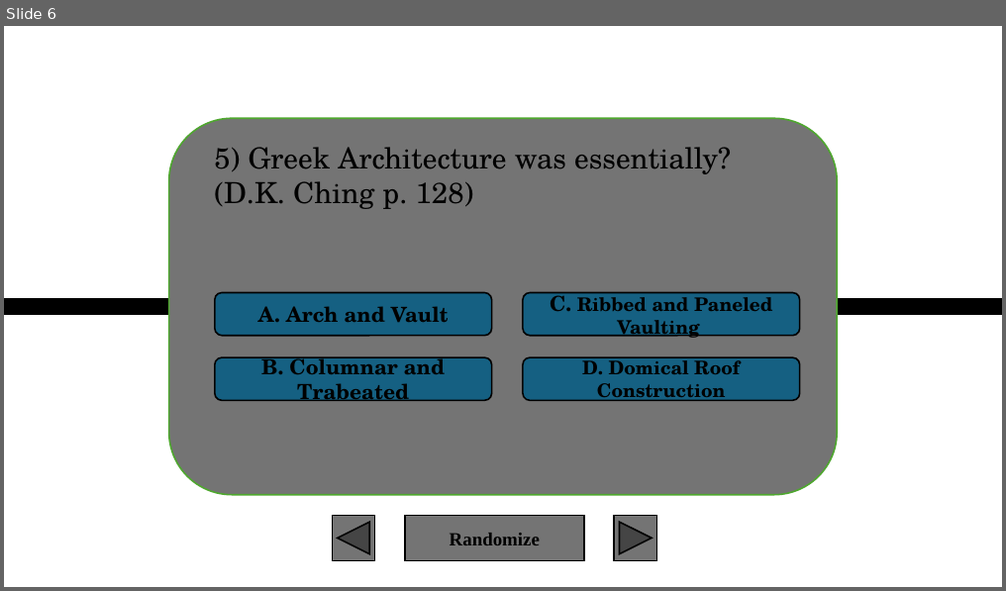
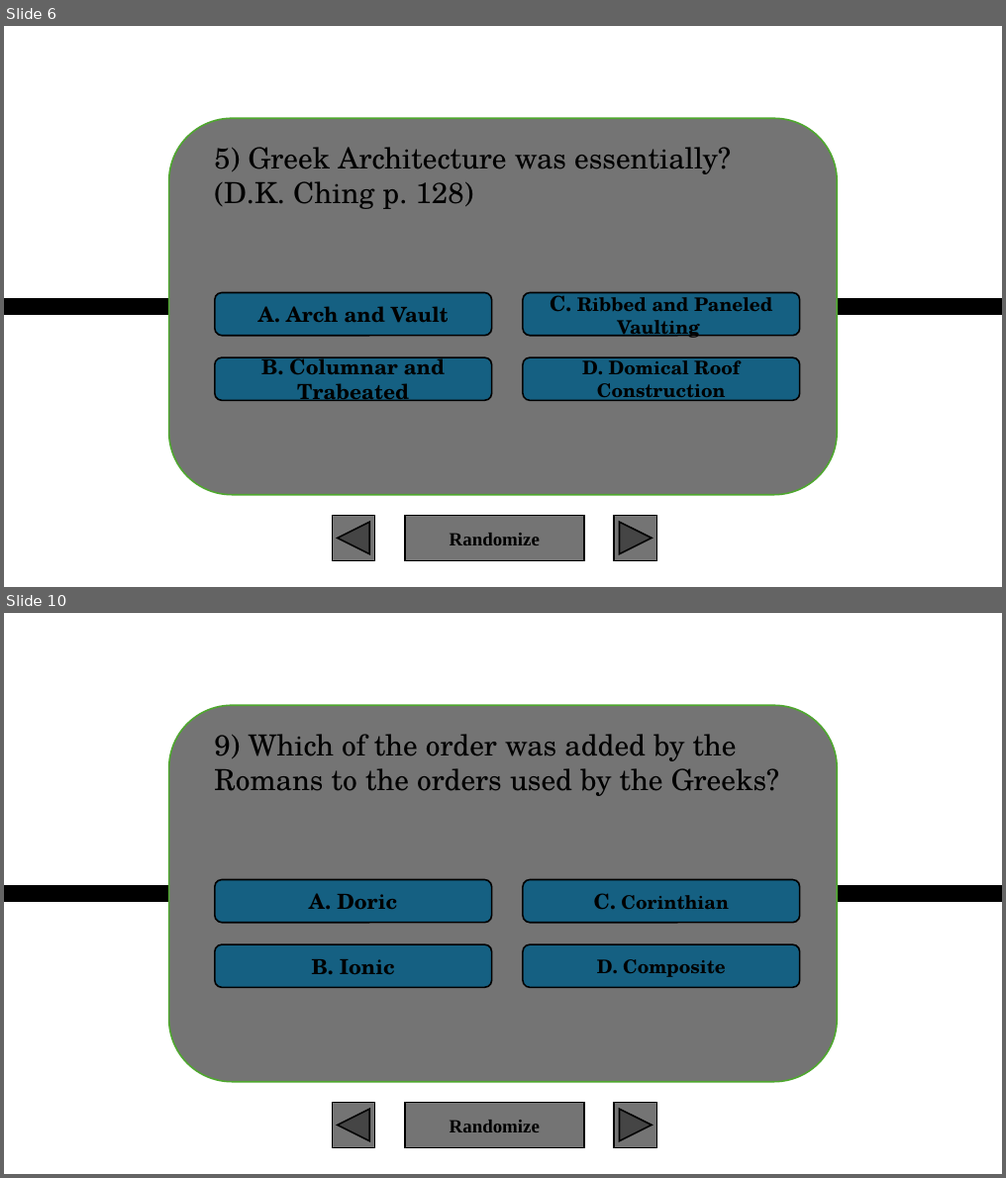
Before and after one commit to XIvanSolomonX/Archi-Reviewer, a slide deck: HOA.pptx.pptm. Shown one above the other, each under a label of ours: slide 6 before the commit, slides 6 and 10 after it; the slides between them are not shown. The pictures are 1006x591 and 1006x1178 pixels, drawn with LibreOffice and Linux fonts; fonts in the diff are those of the drawing; background and template pictures are left out. Boxes give left, top, right and bottom in pixels: in the first picture for what was removed or moved away, otherwise in the second. Text is boxed around its words. In the diff, an @@ line names an element or a change of style, - is before the commit and + after.

```diff
--- a/HOA.pptx.pptm
+++ b/HOA.pptx.pptm
@@ slide 10 added at <box>4,613,1002,1174</box>, background picture (left out) @@
@@ rounded rectangle added at <box>168,705,837,1081</box>, fill #747474, outline #4EA72E 1.5 pt @@
@@ text added at <box>214,734,779,796</box>, 28 pt, text #000000 @@
+9) Which of the order was added by the Romans to the orders used by the Greeks?
@@ rounded rectangle added at <box>215,879,492,922</box>, fill #156082, outline #000000 1.5 pt, 20 pt, text #000000, bold @@
+A. Doric
@@ rounded rectangle added at <box>523,879,800,922</box>, fill #156082, outline #000000 1.5 pt, 18 pt, text #000000, bold @@
+C. Corinthian
@@ line added from (4, 894) to (1002, 894), #000000 16 pt @@
@@ rounded rectangle added at <box>215,945,492,987</box>, fill #156082, outline #000000 1.5 pt, 20 pt, text #000000, bold @@
+B. Ionic
@@ rounded rectangle added at <box>523,945,800,987</box>, fill #156082, outline #000000 1.5 pt, 18 pt, text #000000, bold @@
+D. Composite
@@ action button back previous added at <box>332,1103,374,1149</box>, fill #747474, outline #000000 1.5 pt @@
@@ action button blank added at <box>405,1103,584,1149</box>, fill #747474, outline #000000 1.5 pt, 18 pt, text #000000, bold @@
+Randomize
@@ action button forward next added at <box>614,1103,656,1149</box>, fill #747474, outline #000000 1.5 pt @@
```
Also in this commit, not shown: 1 slide changed, 3 other slides added, 5 other files.
